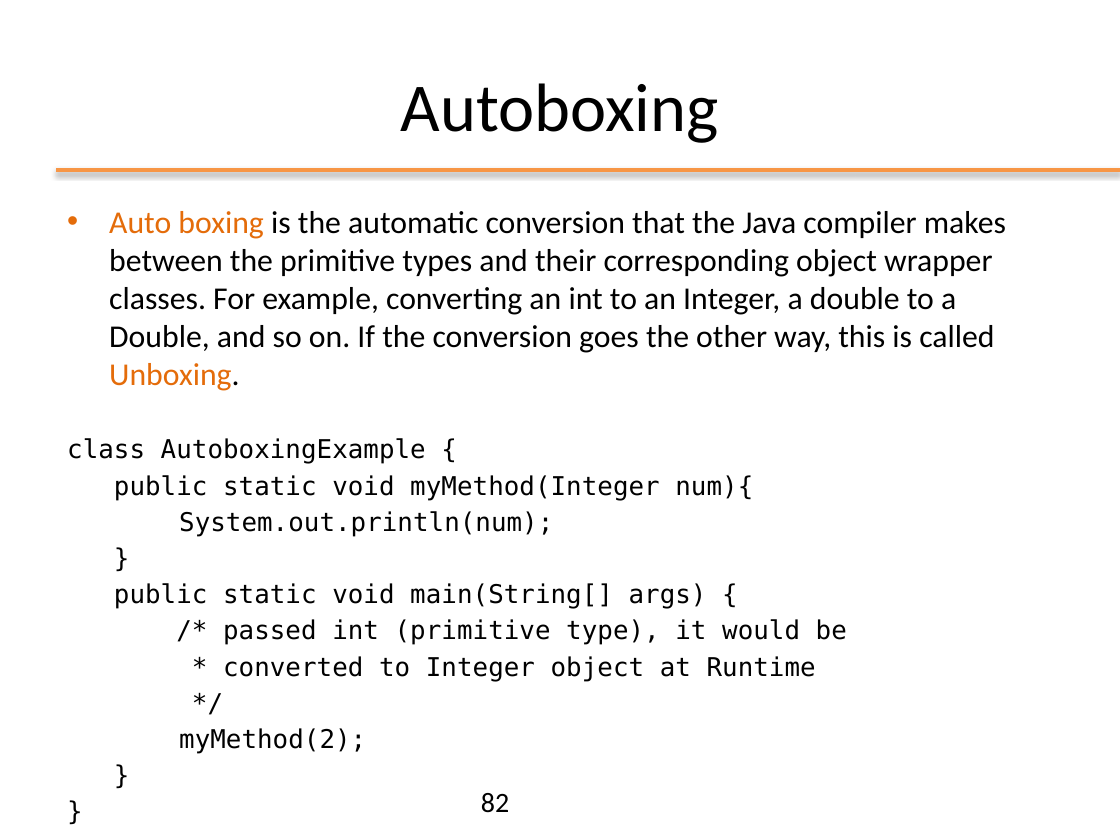
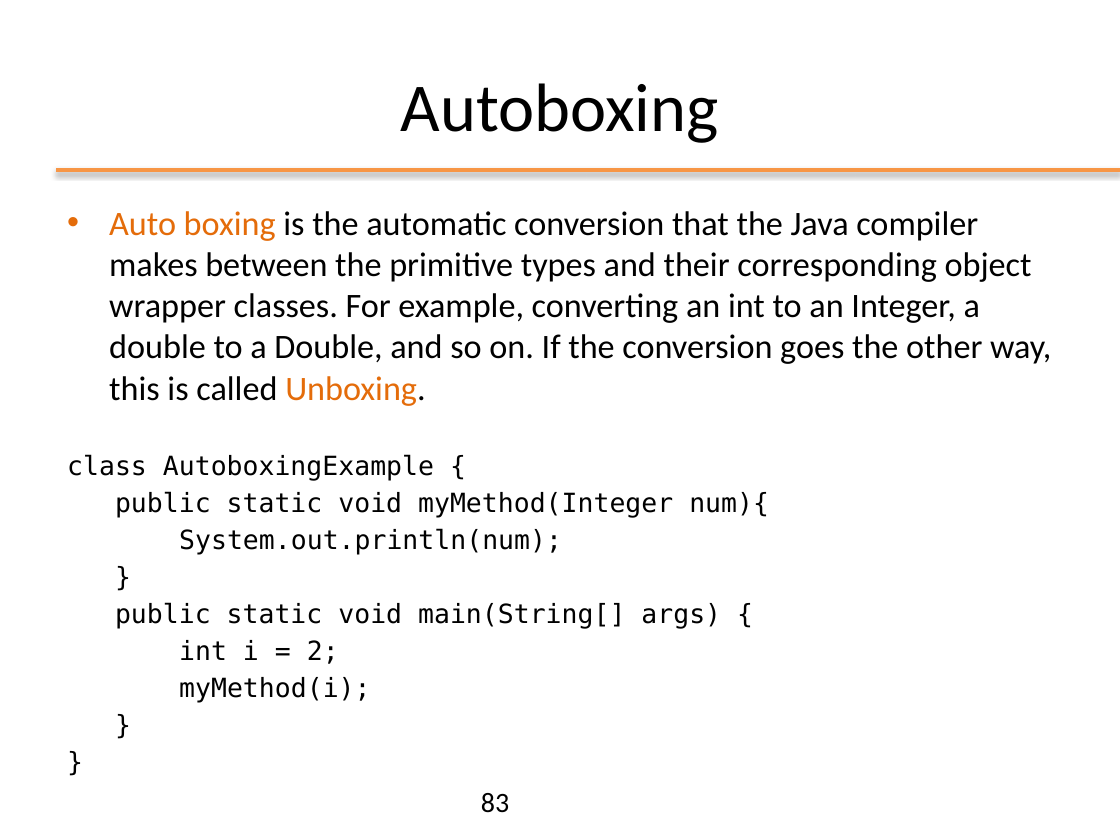
Before and after one commit to matt498/ooprogramming, a slide deck: slide 83 of slides/ppt/02_OOP_Basics.pptx (slide 82 before the commit). Drawn at 1120x840 pixels with LibreOffice and Linux fonts; fonts in the diff are those of the drawing; background and template pictures are left out. Boxes give left, top, right and bottom in pixels: in the first picture for what was removed or moved away, otherwise in the second. Text is boxed around its words. In the diff, an @@ line names an element or a change of style, - is before the commit and + after.

```diff
--- a/slides/ppt/02_OOP_Basics.pptx
+++ b/slides/ppt/02_OOP_Basics.pptx
@@ text at [67, 211, 1051, 629]: size 20.4 to 22 pt in "Auto boxing is the automatic conversion that ..."; size 16.6 to 17 pt in "class AutoboxingExample {", "public static void myMethod(Integer num){", "System.out.println(num);", "}" and 3 more places @@
@@ text at [179, 640, 370, 703]: text changed; size 16.6 to 17 pt @@
-/* passed int (primitive type), it would be
-* converted to Integer object at Runtime
-*/
-myMethod(2);
+int i = 2;
+myMethod(i);
@@ page number at [481, 793, 509, 813]: text changed @@
-82
+83
```
Also in this commit, not shown: 25 other slides changed, 2 slides added, 1 slide removed, 4 other files.
